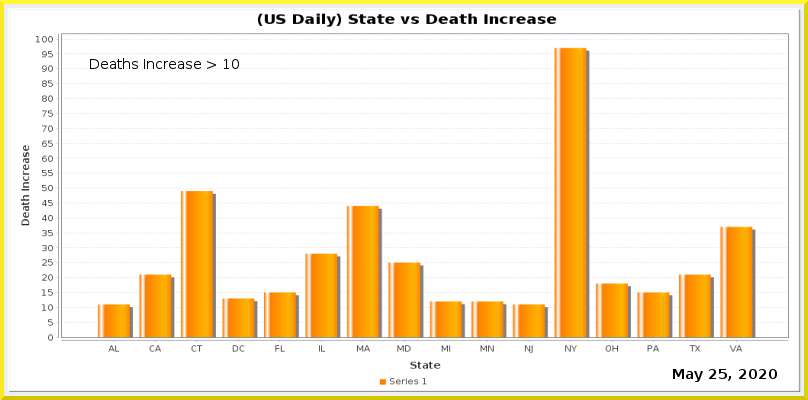
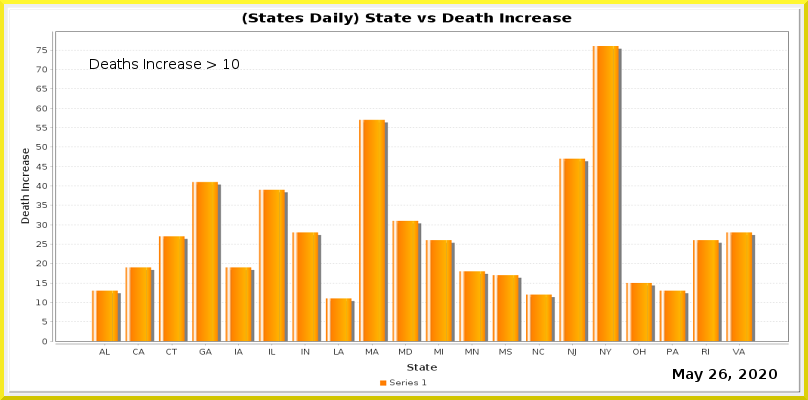
The second 808px x 400px image is a revision of the first. Changes to its layers:
painted on "Current Date" over <box>719,369,727,379</box>
painted on "Date_vs_TestIncrease.png" over <box>8,7,801,394</box>
